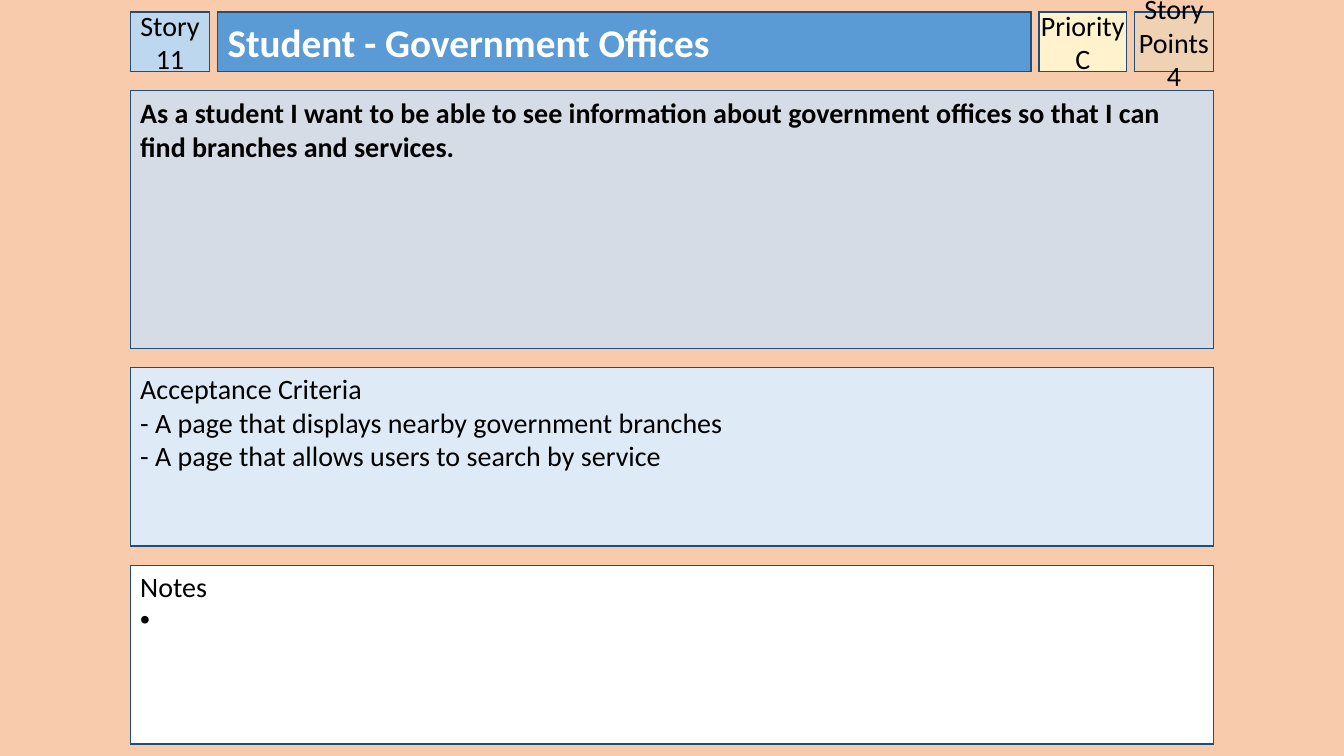
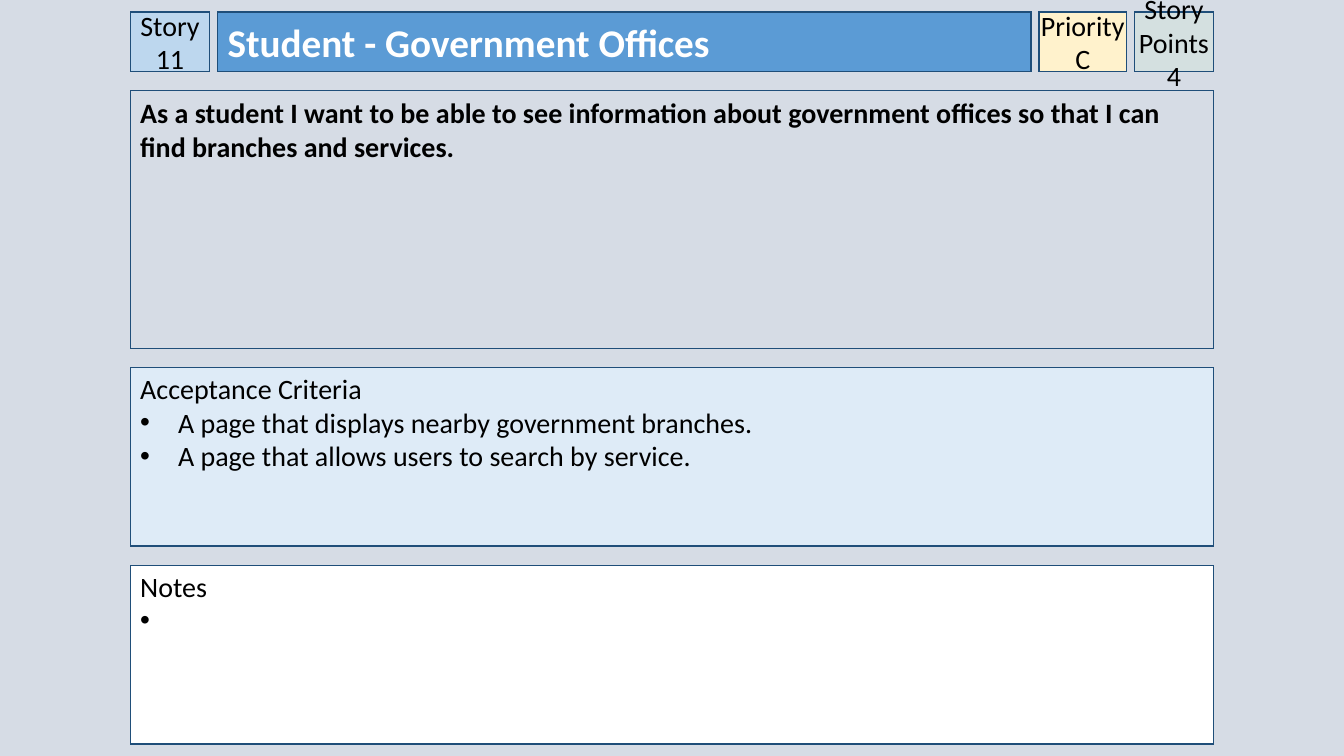
Before and after one commit to owencharters/IFB299, a slide deck: slide 12 of IFB299 - Collaborated User Stories - 2.pptx. Drawn at 1344x756 pixels with LibreOffice and Linux fonts; fonts in the diff are those of the drawing. Boxes give left, top, right and bottom in pixels: in the first picture for what was removed or moved away, otherwise in the second. Text is boxed around its words. In the diff, an @@ line names an element or a change of style, - is before the commit and + after.

```diff
--- a/IFB299 - Collaborated User Stories - 2.pptx
+++ b/IFB299 - Collaborated User Stories - 2.pptx
@@ background #F8CBAD to #D6DCE5 @@
@@ text in rectangle at [178, 413, 752, 471]: text changed @@
-- A page that displays nearby government branches
-- A page that allows users to search by service
+• A page that displays nearby government branches.
+• A page that allows users to search by service.
```
Also in this commit, not shown: 18 other slides changed, 1 slide added, 1 other file.
